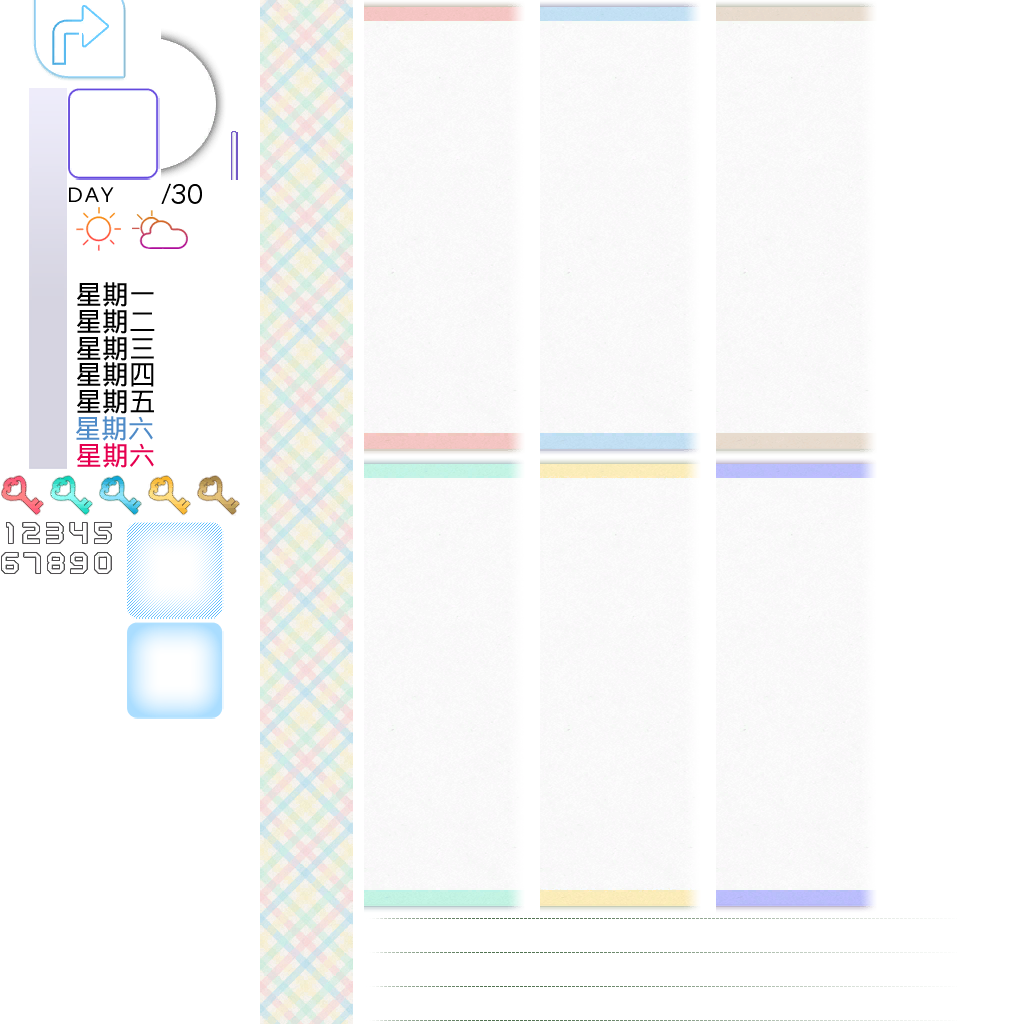
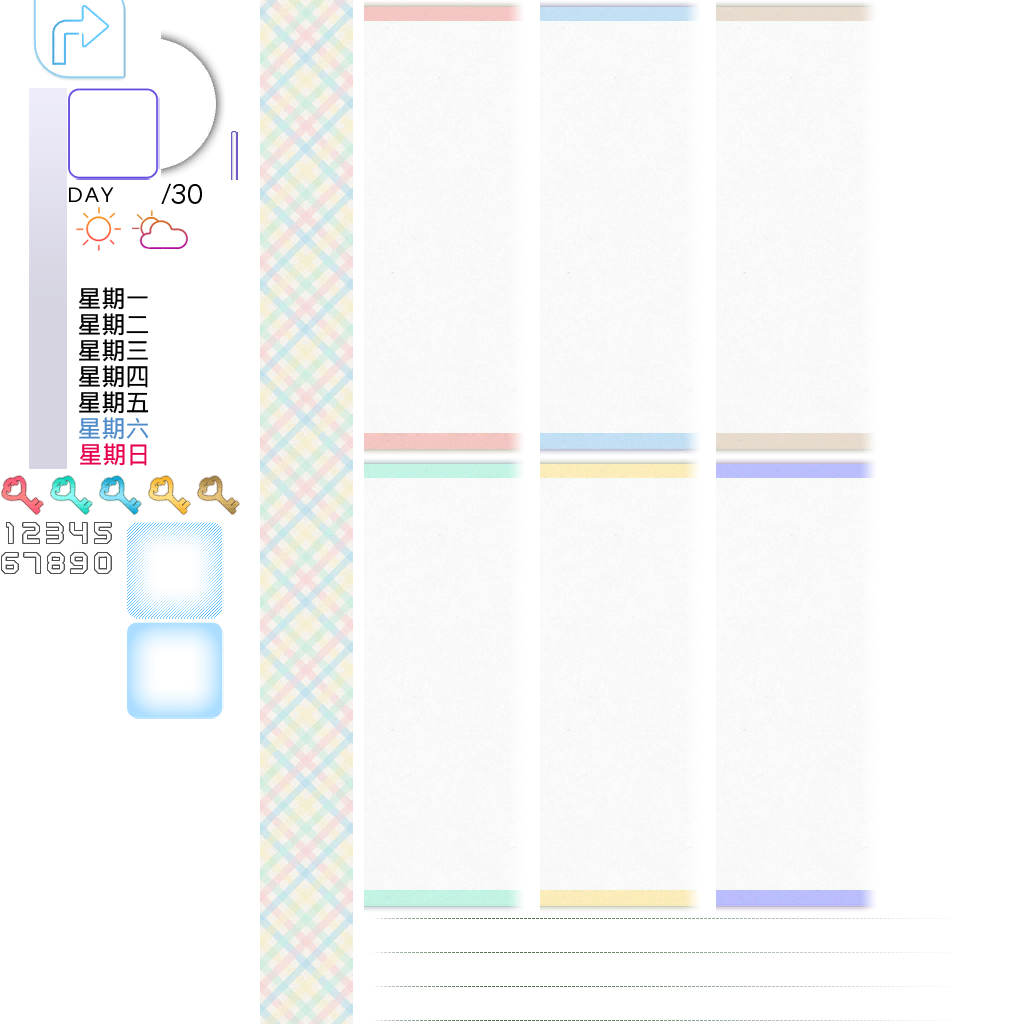
Two versions of the same layered image (w=1024, h=1024). Layer-by-layer changes:
renamed "星期六" to "星期日", painted on it over [77, 443, 154, 468]
painted on "星期六" over [76, 416, 153, 441]
painted on "星期一 星期二 星期三 星期四 星期五" over [77, 282, 155, 414]
